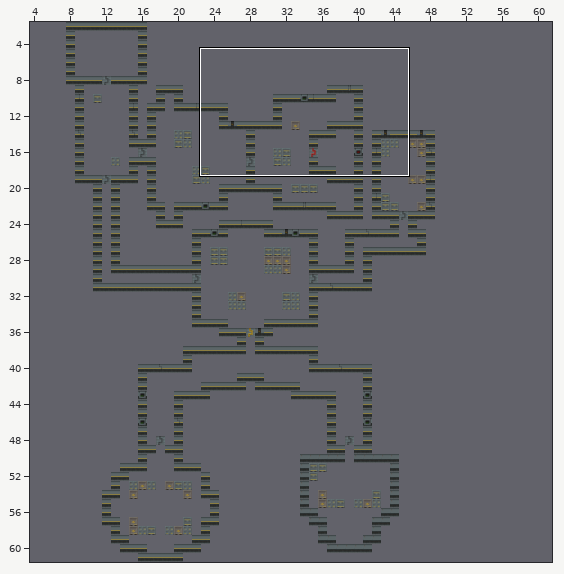
Tiled map: Bulletgut/assets/maps/map03.tmx. The picture above shows the old version from afar; the outline marks the close-up.
Close-up. Before:
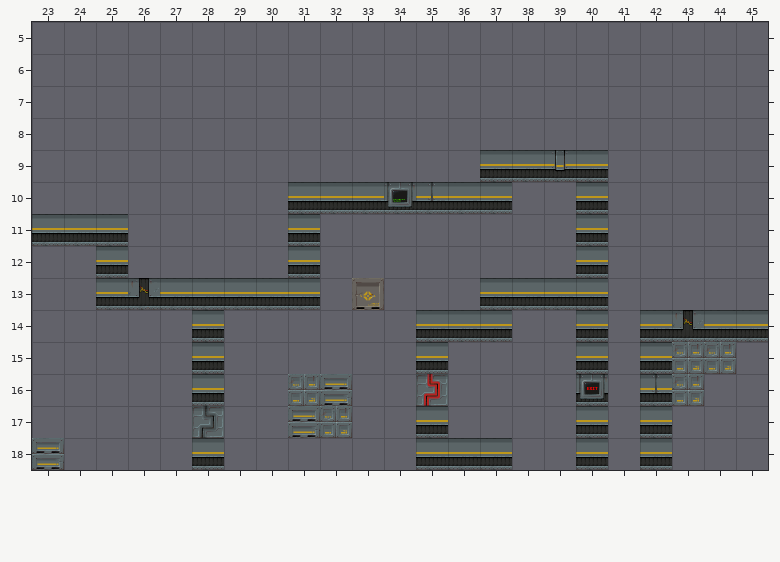
Cells are 64x64 px. Shown: x 23..45, y 5..18. The commit also changed other parts of the map, which this record leaves out. The old version is drawn lined up with the new one.
And afterwards:
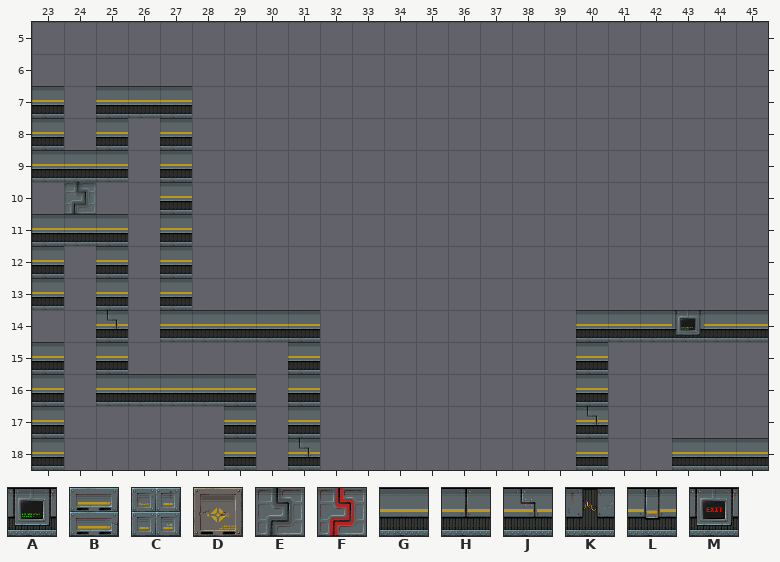
Key: from "RetroFPSTileset": A 8, B 9, C 10, D 11, E 14, F 16, G 41, H 42, J 43, K 44, L 45, M 51.
_ is an empty cell.
Tiles replaced or removed in this view: A, B, C, D, E, F, G, H, K, L, M.
Change:
Changed rows in their new state; . is an unchanged cell.
map size 41x62 -> 68x50 cells (old content now starts at 8,2; both pictures use the new coordinates)
Layer "Walls":
first column x 23:
 7 G.GGG..................
 8 G.G.G..................
 9 GGG.G.........____.....
10 ....G..._______.._.....
11 ....G..._........_.....
12 G...G..._........_.....
13 G.._.____._...____.....
14 ..J.G.GGG...___...G.A..
15 G.G.._..G..._......___.
16 G.GGG.G.G_.......G.__..
17 G.....G.G_.._....J._...
18 G...._G.J...___...._GGG
Layer "Doors":
first column x 24:
10 E
first column x 28:
16 ......._
17 _.......
